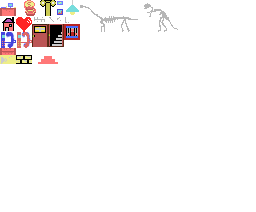
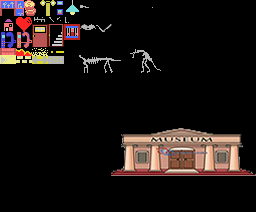
Before/after of a 256 × 212 layered artwork. What changed in the layer stack:
renamed "Capa 31" to "Capa 38", painted on it over [0, 0, 256, 176]
removed layer "dinosaurios" over [80, 3, 178, 32]
removed layer "ladrillos" over [34, 17, 69, 23]
removed layer "Capa 29" over [0, 0, 79, 64]
showed "Capa 12" over [0, 0, 256, 212]
